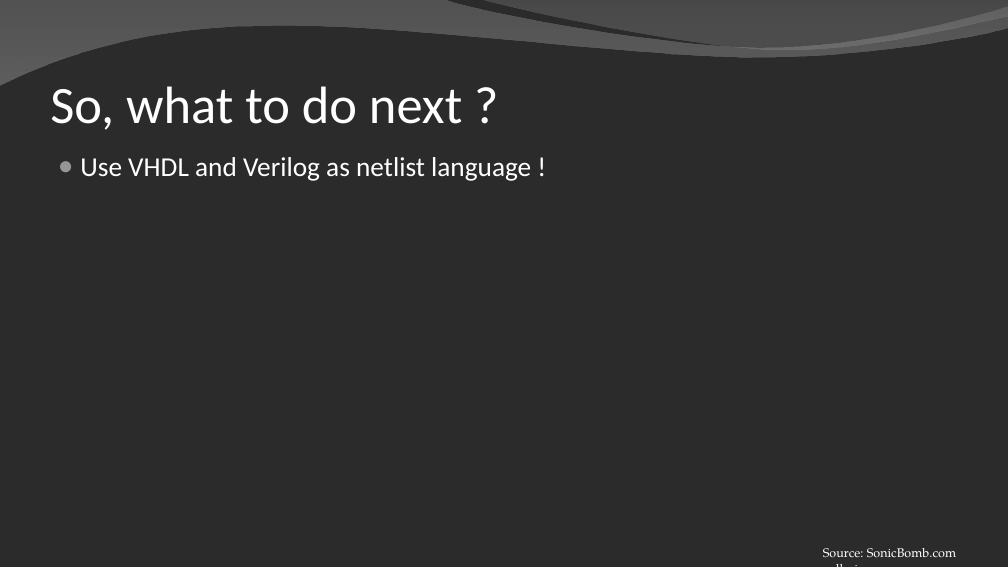
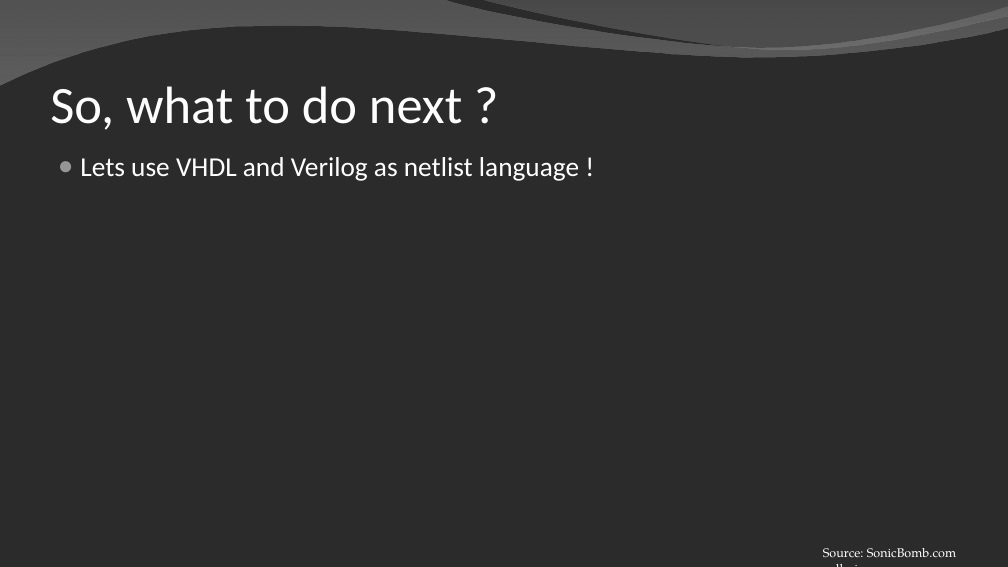
Before and after one commit to SpinalHDL/SpinalDoc, a slide deck: slide 5 of presentation/en/presentation_move_forward.odp (slide 8 before the commit). Drawn at 1008x567 pixels with LibreOffice and Linux fonts; fonts in the diff are those of the drawing; background and template pictures are left out; a plain dark background stands for a picture behind light text. Boxes give left, top, right and bottom in pixels: in the first picture for what was removed or moved away, otherwise in the second. Text is boxed around its words. In the diff, an @@ line names an element or a change of style, - is before the commit and + after.

```diff
--- a/presentation/en/presentation_move_forward.odp
+++ b/presentation/en/presentation_move_forward.odp
@@ text at bbox=[80, 157, 579, 181]: text changed @@
-● Use VHDL and Verilog as netlist language !
+● Lets use VHDL and Verilog as netlist language !
```
Also in this commit, not shown: 3 other slides changed, 2 slides added, 7 slides removed, 1 other file.
